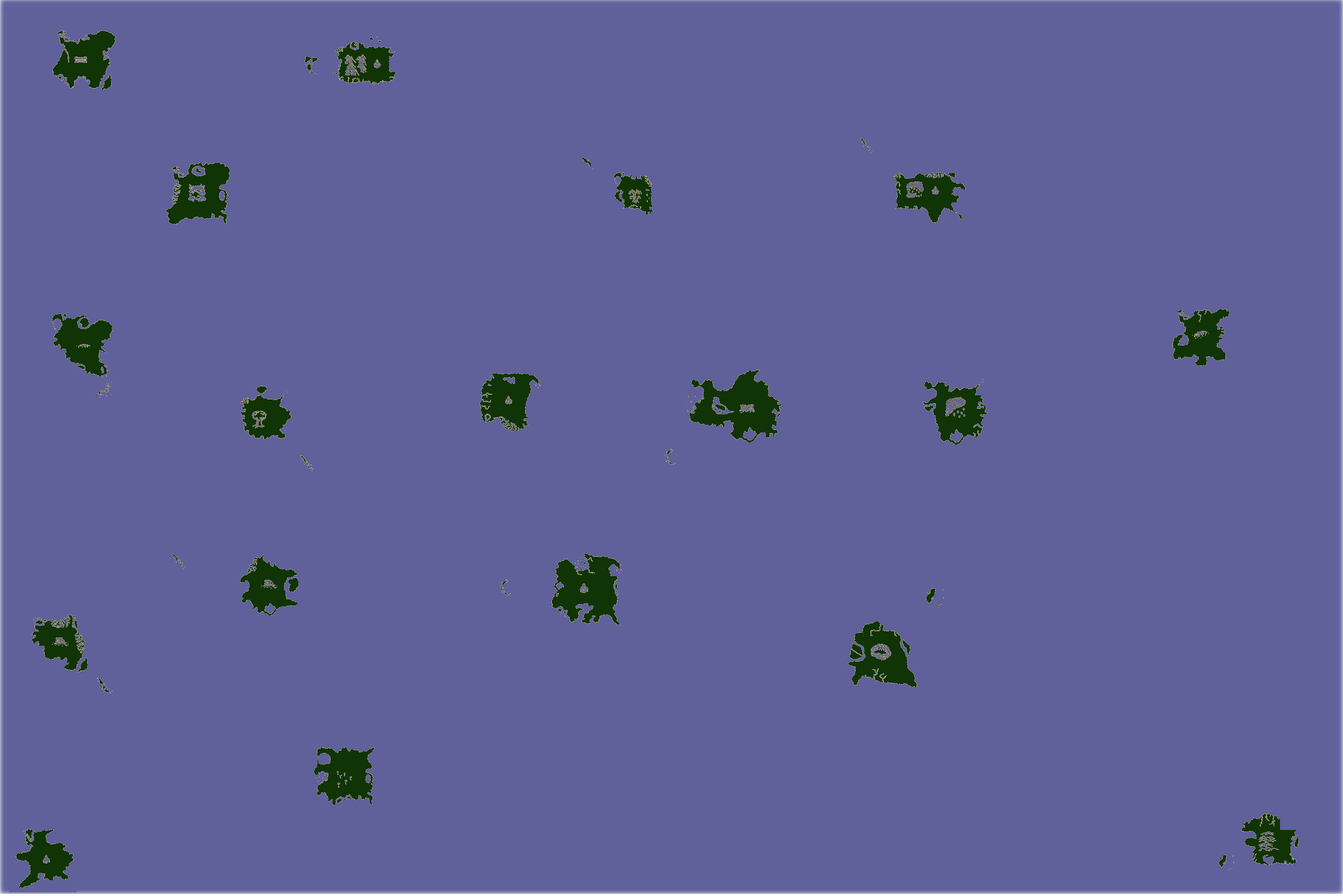
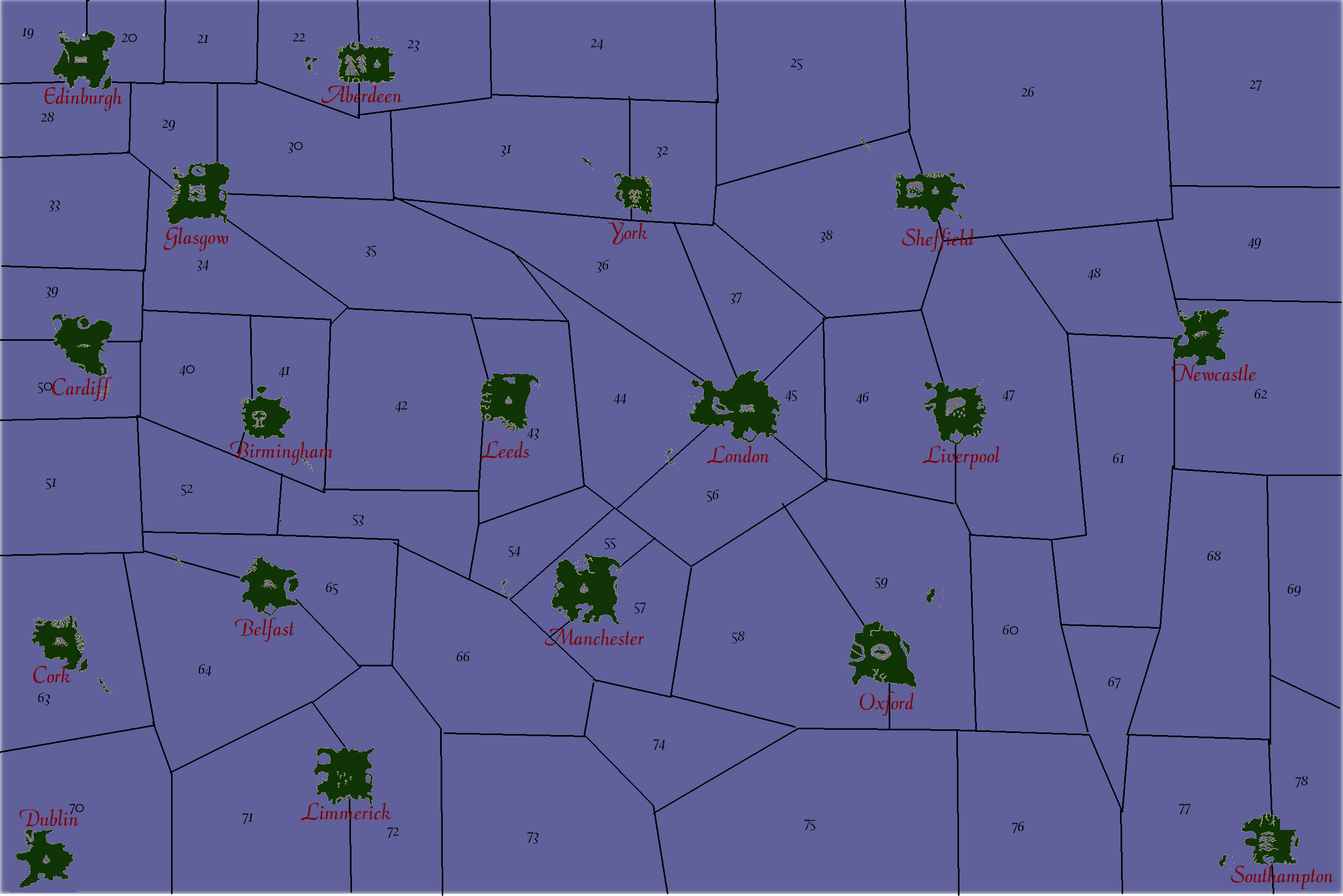
Layered file, before and after one edit (1343x896). Changes by layer:
added layer "Birmingham" above "Belfast" over [229, 441, 334, 466]
added layer "Belfast" above "Manchester" over [234, 617, 295, 642]
added layer "Manchester" above "Cork" over [544, 628, 645, 647]
added layer "Cork" above "Dublin" over [33, 666, 72, 684]
added layer "Dublin" above "Limmerick" over [19, 809, 79, 827]
added layer "Limmerick" above "Southampton" over [300, 802, 392, 821]
added layer "Southampton" above "Oxford" over [1230, 865, 1334, 891]
added layer "Oxford" above "Liverpool" over [859, 691, 915, 716]
added layer "Liverpool" above "Newcastle" over [921, 445, 1000, 470]
added layer "Newcastle" above "Sheffield" over [1171, 363, 1257, 382]
added layer "Sheffield" above "York" over [901, 227, 974, 252]
added layer "York" above "London" over [607, 222, 649, 245]
added layer "London" above "Leeds" over [706, 445, 770, 464]
added layer "Leeds" above "Cardiff" over [479, 441, 530, 459]
added layer "Cardiff" above "Glasgow" over [51, 377, 113, 402]
added layer "Glasgow" above "Aberdeen" over [163, 227, 229, 252]
added layer "Aberdeen" above "Edinburgh" over [320, 85, 403, 104]
added layer "Edinburgh" above "78" over [44, 87, 123, 112]
added layer "69" above "68" over [1287, 583, 1301, 597]
added layer "67" above "66" over [1107, 676, 1121, 690]
added layer "46" above "45" over [855, 391, 870, 405]
added layer "30" above "29" over [287, 141, 303, 154]
painted on "Visible" over [0, 0, 1342, 896]
painted on "gamebackground.png" over [82, 0, 89, 37]
…and 56 more changes (56 added)
